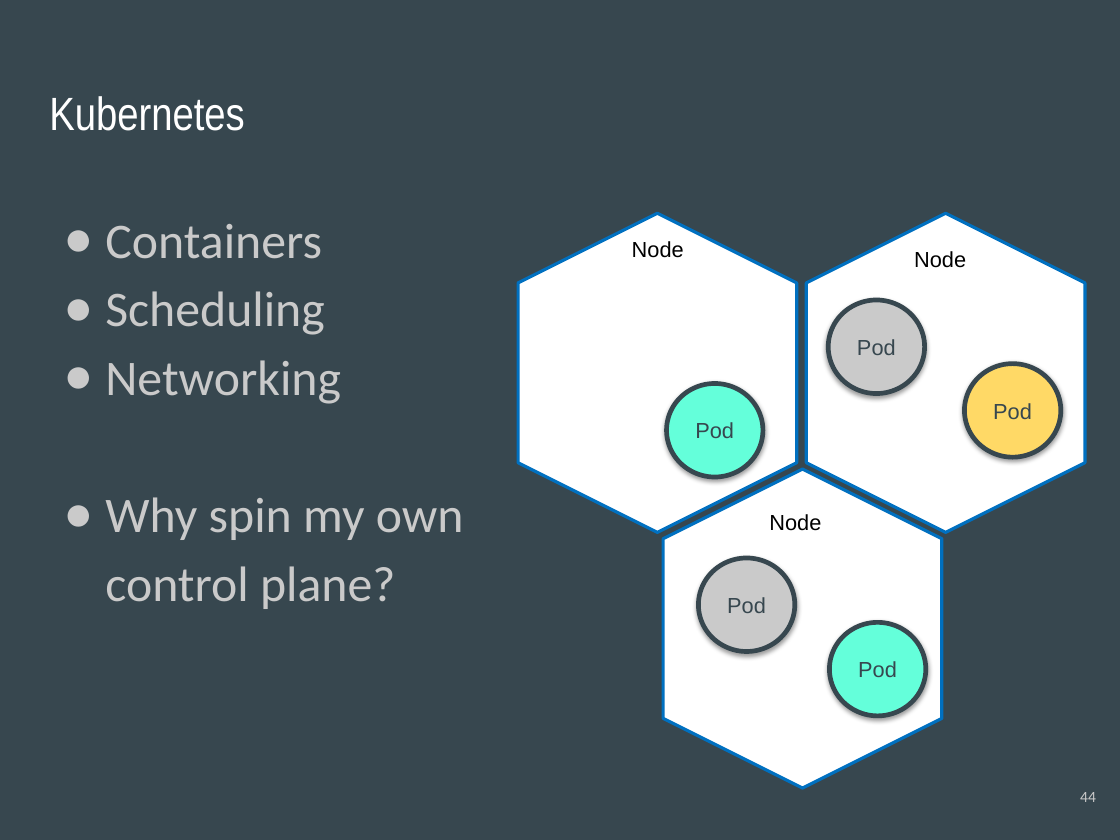
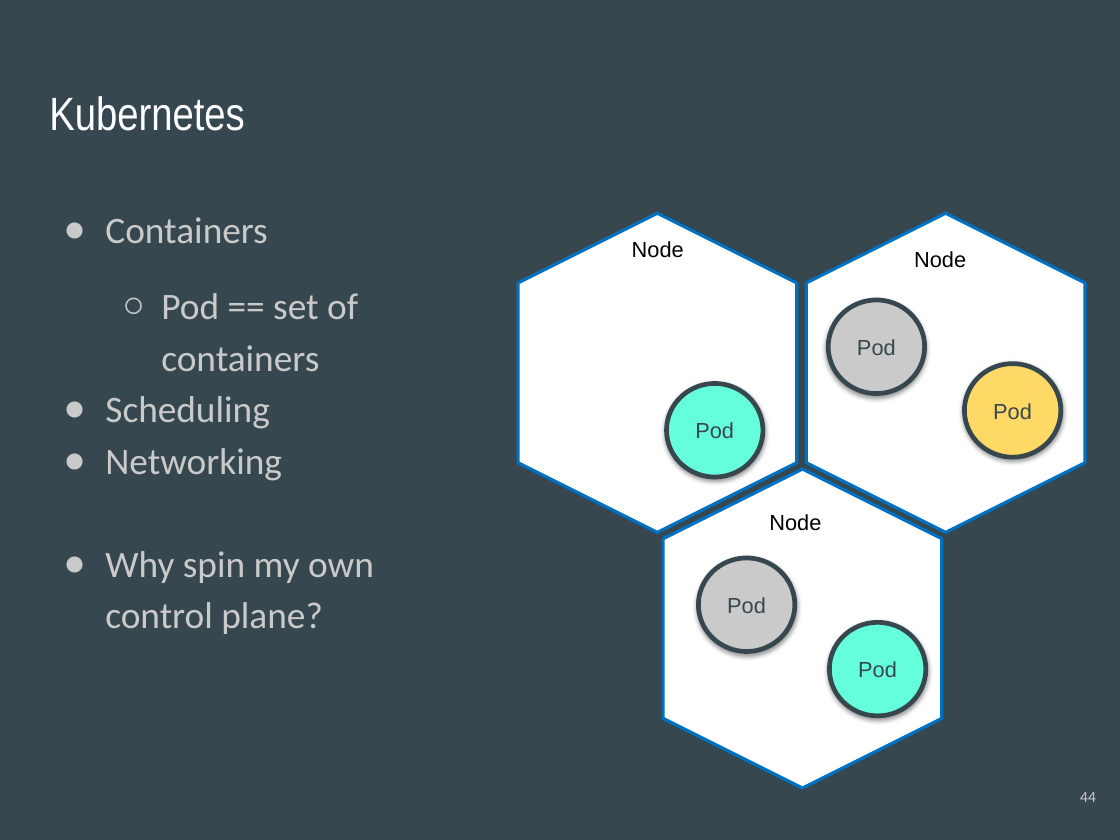
Before and after one commit to cnnrznn/cnnrznn.github.io, a slide deck: slide 44 of files/GoMR/slides-distributed.pptx. Drawn at 1120x840 pixels with LibreOffice and Linux fonts; fonts in the diff are those of the drawing. Boxes give left, top, right and bottom in pixels: in the first picture for what was removed or moved away, otherwise in the second. Text is boxed around its words. In the diff, an @@ line names an element or a change of style, - is before the commit and + after.

```diff
--- a/files/GoMR/slides-distributed.pptx
+++ b/files/GoMR/slides-distributed.pptx
@@ text at (105, 217, 374, 634): size 32 to 24 pt in "Containers", "Scheduling", "Networking", "Why spin my own control plane?" @@
@@ text at (161, 293, 358, 371): paragraph added @@
+  ○ Pod == set of containers
```
Also in this commit, not shown: 5 other slides changed, 2 slides added.
